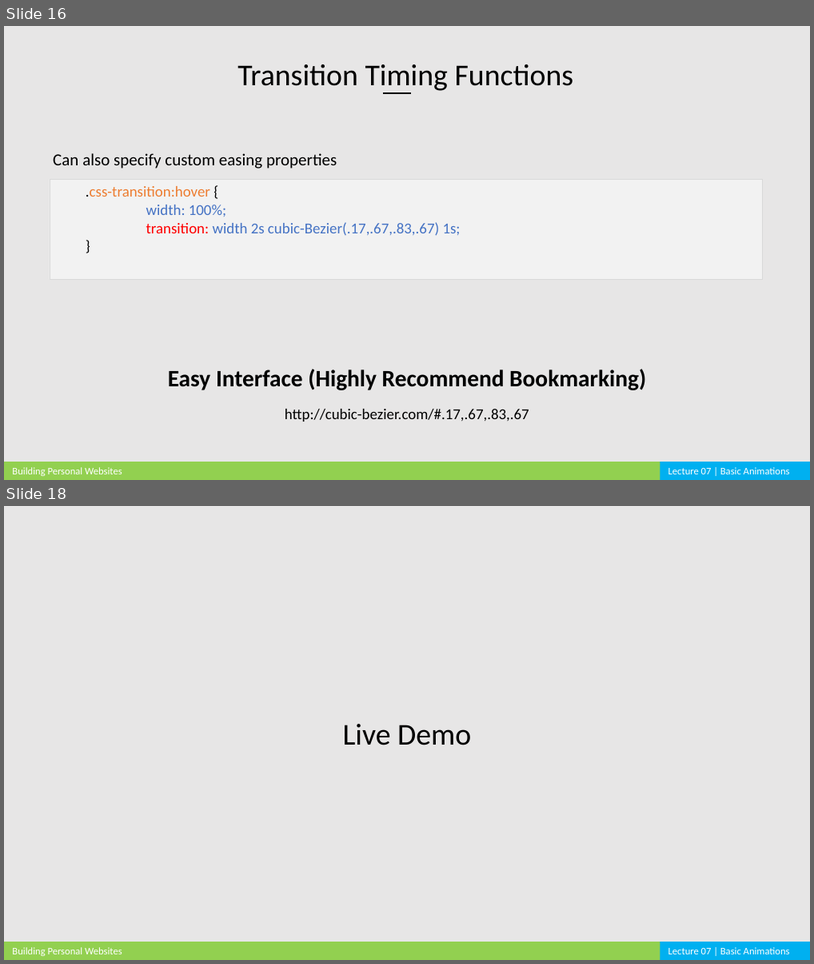
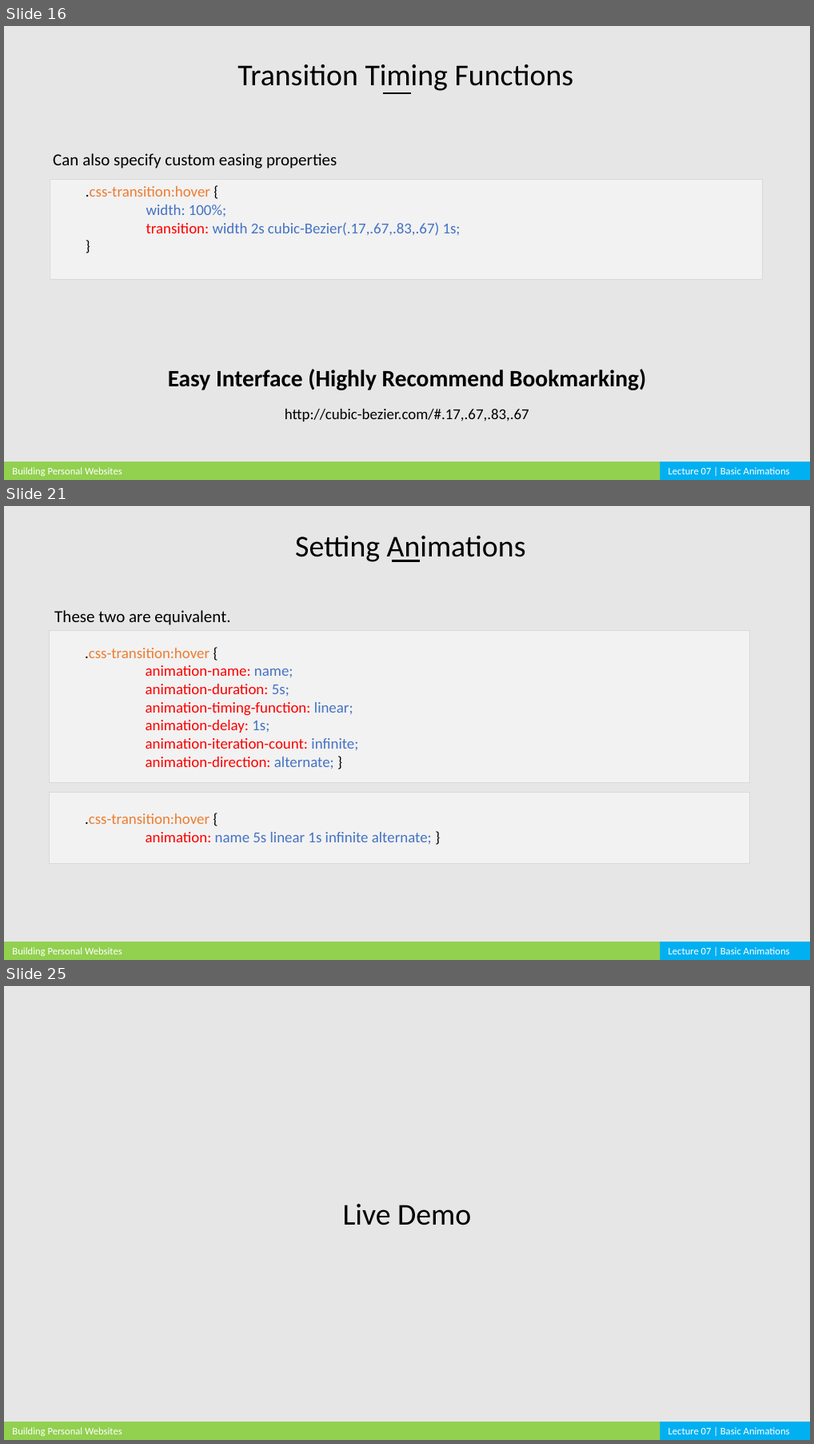
Before and after one commit to cardadfar/stuco_webdev_website, a slide deck: assets/lectures/BPW_Lecture_07.pptx. Shown one above the other, each under a label of ours: slides 16 and 18 before the commit, slides 16, 21 and 25 after it; the slides between them are not shown. The pictures are 814x964 and 814x1444 pixels, drawn with LibreOffice and Linux fonts; fonts in the diff are those of the drawing. Boxes give left, top, right and bottom in pixels: in the first picture for what was removed or moved away, otherwise in the second. Text is boxed around its words. In the diff, an @@ line names an element or a change of style, - is before the commit and + after.

```diff
--- a/assets/lectures/BPW_Lecture_07.pptx
+++ b/assets/lectures/BPW_Lecture_07.pptx
@@ slide 21 added at (4,506,810,960), background #E7E6E6 @@
@@ text added at (295,536,526,562), 36 pt, text #000000 @@
+Setting Animations
@@ line added from (392, 561) to (420, 561), #000000 2.25 pt @@
@@ text added at (54,610,230,625), 20 pt, text #000000 @@
+These two are equivalent.
@@ rectangle added at (49,631,750,783), fill #F2F2F2, outline #D9D9D9 0.25 pt, 18 pt, text #FF0000 @@
+  .css-transition:hover {
+  animation-name: name;
+  animation-duration: 5s;
+  animation-timing-function: linear;
+  animation-delay: 1s;
+  animation-iteration-count: infinite;
+  animation-direction: alternate; }
@@ rectangle added at (49,792,750,863), fill #F2F2F2, outline #D9D9D9 0.25 pt, 18 pt, text #4472C4 @@
+  .css-transition:hover {
+  animation: name 5s linear 1s infinite alternate; }
@@ rectangle added at (4,941,664,960), fill #92D050 @@
@@ text added at (12,947,122,956), 12 pt, text #FFFFFF @@
+Building Personal Websites
@@ rectangle added at (660,941,810,960), fill #00B0F0 @@
@@ text added at (669,947,790,954), 12 pt, text #FFFFFF @@
+Lecture 07 | Basic Animations
@@ what was slide 18 is now slide 25 @@
```
Also in this commit, not shown: 3 slides changed, 6 other slides added, 6 other files.
